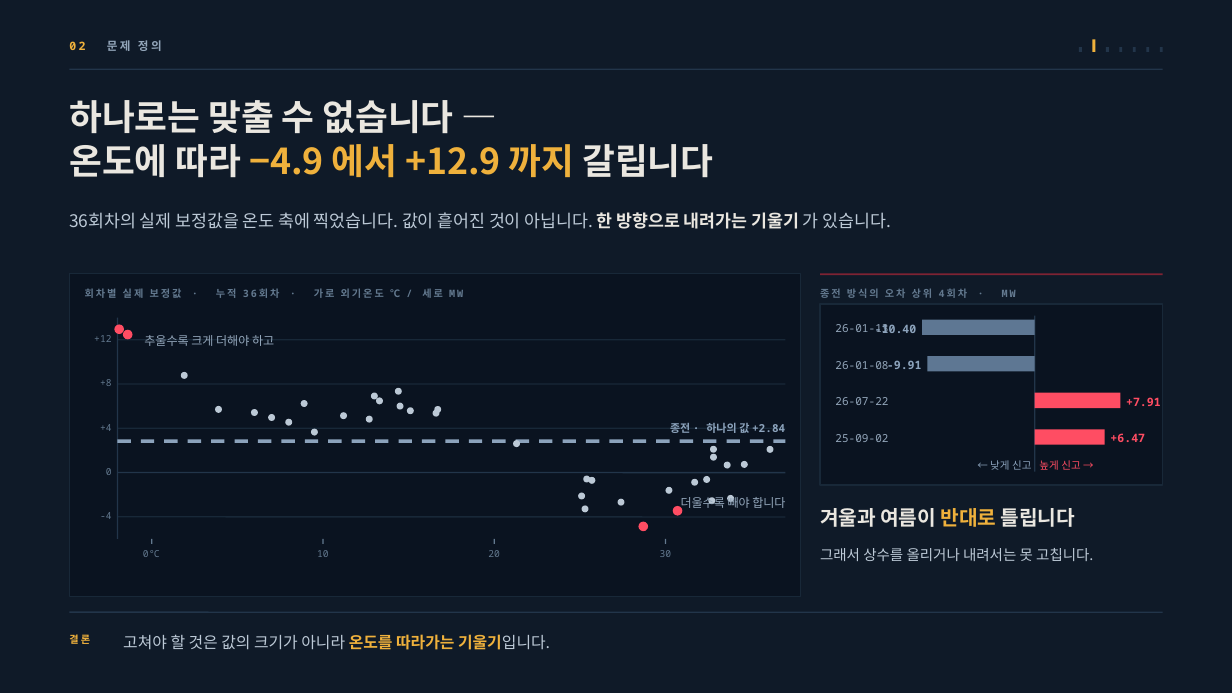
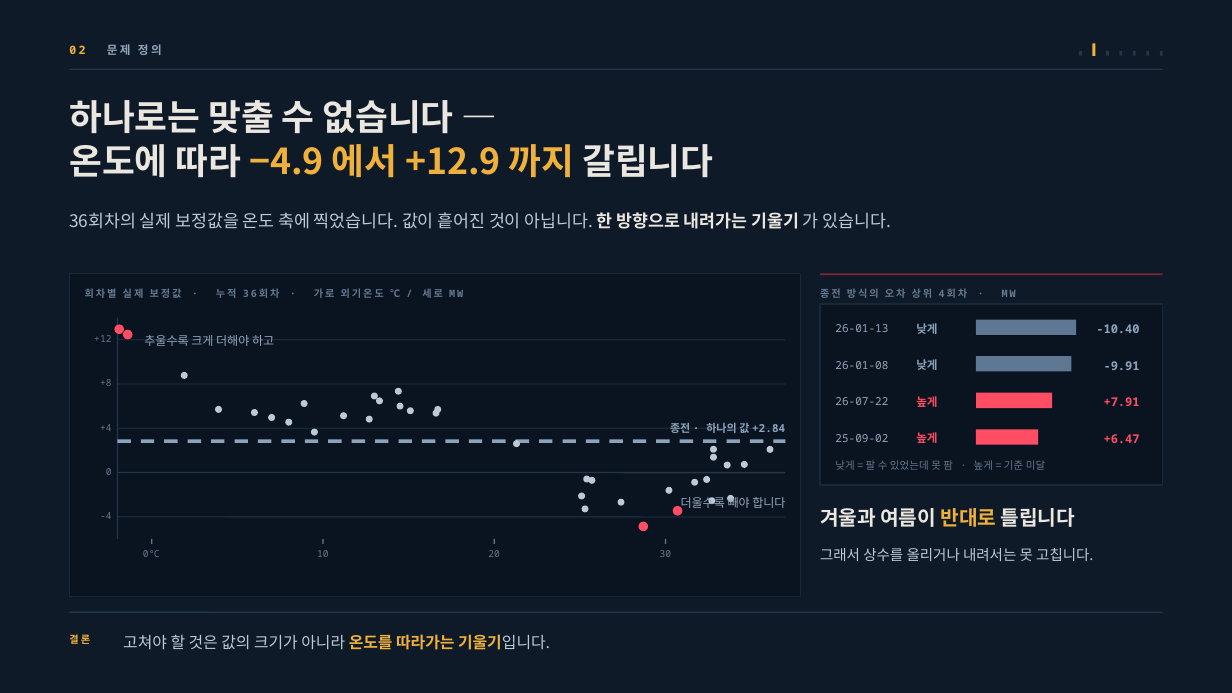
Before and after one commit to jooh-ai/Narae-AI, a slide deck: slide 5 of docs/ppt/위례_공급가능용량_최종발표.pptx. Drawn at 1232x693 pixels with LibreOffice and Linux fonts; fonts in the diff are those of the drawing. Boxes give left, top, right and bottom in pixels: in the first picture for what was removed or moved away, otherwise in the second. Text is boxed around its words. In the diff, an @@ line names an element or a change of style, - is before the commit and + after.

```diff
--- a/docs/ppt/위례_공급가능용량_최종발표.pptx
+++ b/docs/ppt/위례_공급가능용량_최종발표.pptx
@@ 6 rectangles, 1 text: place and size @@
-6 rectangles, 1 text at [69, 40, 1163, 52]
+6 rectangles, 1 text at [69, 44, 1163, 55]
@@ text added at [916, 323, 937, 334], 9 pt, text #8CA3BC, bold @@
+낮게
@@ rectangle: place and size @@
-rectangle at [922, 320, 1035, 335]
+rectangle at [976, 320, 1076, 335]
@@ line removed from (1035, 316) to (1035, 471) @@
@@ text "-10.40": place and size @@
-text "-10.40" at [875, 324, 917, 333]
+text "-10.40" at [1096, 324, 1139, 333]
@@ text "-10.40" at [1096, 324, 1139, 333]: size 9 to 9.4 pt; line spacing 10.8pt to 12.2pt @@
@@ text added at [916, 359, 937, 370], 9 pt, text #8CA3BC, bold @@
+낮게
@@ rectangle: place and size @@
-rectangle at [928, 356, 1035, 372]
+rectangle at [976, 356, 1071, 372]
@@ text "-9.91" at [1104, 361, 1140, 370]: size 9 to 9.4 pt; line spacing 10.8pt to 12.2pt @@
@@ text "-9.91": place and size @@
-text "-9.91" at [887, 360, 922, 369]
+text "-9.91" at [1104, 361, 1140, 370]
@@ text at [916, 396, 937, 407]: text changed; size 8.2 to 9 pt; bold on @@
-높게 신고 →
+높게
@@ rectangle: place and size @@
-rectangle at [1035, 393, 1121, 409]
+rectangle at [976, 393, 1052, 409]
@@ text "+7.91" at [1104, 397, 1140, 406]: size 9 to 9.4 pt; alignment left to right; line spacing 10.8pt to 12.2pt @@
@@ text "+7.91": place and size @@
-text "+7.91" at [1126, 397, 1161, 406]
+text "+7.91" at [1104, 397, 1140, 406]
@@ text at [916, 432, 937, 443]: text changed; size 8.2 to 9 pt; text colour #8CA3BC to #FF4D63; bold on @@
-← 낮게 신고
+높게
@@ rectangle: place and size @@
-rectangle at [1035, 430, 1105, 445]
+rectangle at [976, 430, 1038, 445]
@@ text "+6.47" at [1104, 434, 1140, 443]: size 9 to 9.4 pt; alignment left to right; line spacing 10.8pt to 12.2pt @@
@@ text added at [835, 460, 1045, 470], 8.2 pt, text #63798F @@
+낮게 = 팔 수 있었는데 못 팜 · 높게 = 기준 미달
```
Also in this commit, not shown: 14 other slides changed.
